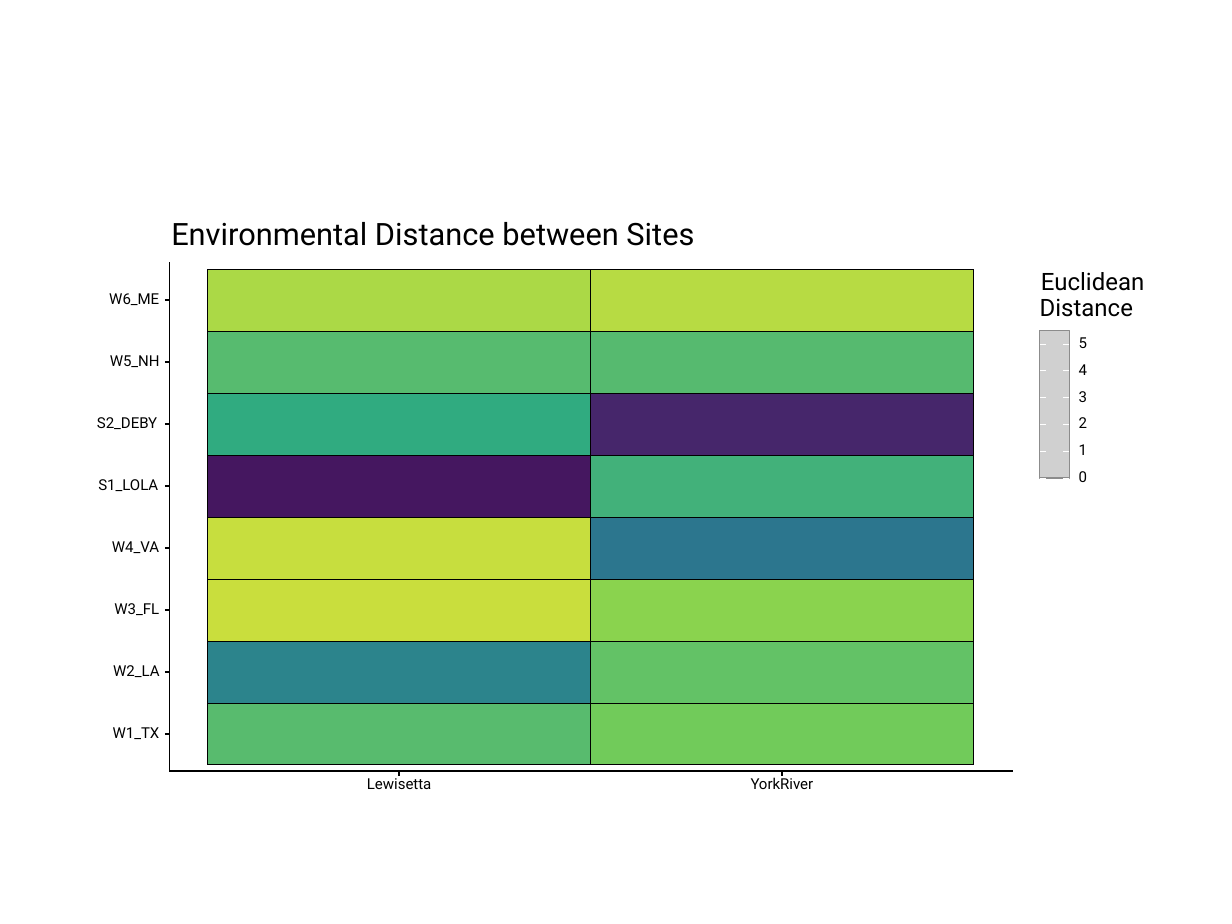
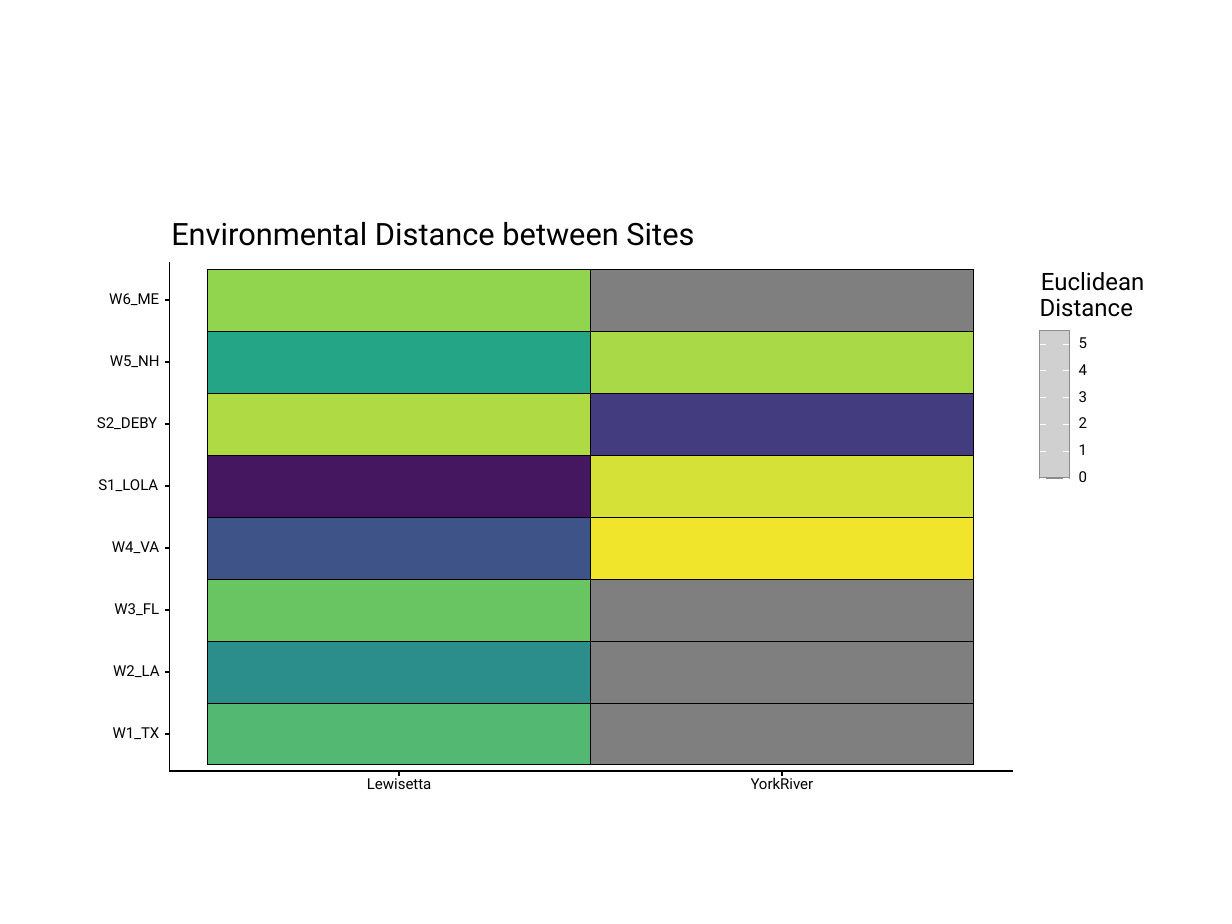
Before and after one commit to ModelValidationProgram/MVP_oyster_GO, a slide deck: slide 2 of results/figures/EnvDist_ExpSitesGardens.pptx. Drawn at 1232x924 pixels with LibreOffice and Linux fonts; fonts in the diff are those of the drawing; grey boxes stand for pictures. Boxes give left, top, right and bottom in pixels: in the first picture for what was removed or moved away, otherwise in the second. Text is boxed around its words. In the diff, an @@ line names an element or a change of style, - is before the commit and + after.

```diff
--- a/results/figures/EnvDist_ExpSitesGardens.pptx
+++ b/results/figures/EnvDist_ExpSitesGardens.pptx
@@ rectangle at bbox=[208, 270, 591, 331]: fill #ABD946 to #90D54D @@
@@ rectangle: place and size @@
-rectangle at bbox=[590, 456, 973, 517]
+rectangle at bbox=[590, 270, 973, 331]
@@ rectangle at bbox=[590, 270, 973, 331]: fill #42B17A to #7F7F7F @@
@@ rectangle: place and size @@
-rectangle at bbox=[208, 579, 591, 641]
+rectangle at bbox=[208, 331, 591, 393]
@@ rectangle at bbox=[208, 331, 591, 393]: fill #C9DE3D to #24A585 @@
@@ rectangle: place and size @@
-rectangle at bbox=[590, 703, 973, 765]
+rectangle at bbox=[590, 331, 973, 393]
@@ rectangle at bbox=[590, 331, 973, 393]: fill #71CB5A to #A9D947 @@
@@ rectangle: place and size @@
-rectangle at bbox=[208, 331, 591, 393]
+rectangle at bbox=[208, 393, 591, 455]
@@ rectangle at bbox=[208, 393, 591, 455]: fill #57BB6F to #B0DA44 @@
@@ rectangle at bbox=[590, 393, 973, 455]: fill #46266B to #433D80 @@
@@ rectangle: place and size @@
-rectangle at bbox=[590, 331, 973, 393]
+rectangle at bbox=[590, 456, 973, 517]
@@ rectangle at bbox=[590, 456, 973, 517]: fill #56BA6F to #D6E138 @@
@@ rectangle: place and size @@
-rectangle at bbox=[208, 641, 591, 702]
+rectangle at bbox=[208, 517, 591, 579]
@@ rectangle at bbox=[208, 517, 591, 579]: fill #2C848C to #3E5489 @@
@@ rectangle removed at bbox=[208, 517, 591, 579] @@
@@ rectangle at bbox=[590, 517, 973, 579]: fill #2C768E to #F1E52C @@
@@ rectangle: place and size @@
-rectangle at bbox=[208, 703, 591, 765]
+rectangle at bbox=[208, 579, 591, 641]
@@ rectangle at bbox=[208, 579, 591, 641]: fill #58BB6E to #69C562 @@
@@ rectangle: place and size @@
-rectangle at bbox=[590, 270, 973, 331]
+rectangle at bbox=[590, 579, 973, 641]
@@ rectangle at bbox=[590, 579, 973, 641]: fill #B7DB43 to #7F7F7F @@
@@ rectangle: place and size @@
-rectangle at bbox=[208, 393, 591, 455]
+rectangle at bbox=[208, 641, 591, 702]
@@ rectangle at bbox=[208, 641, 591, 702]: fill #30AB80 to #2B8E8A @@
@@ rectangle at bbox=[590, 641, 973, 702]: fill #63C266 to #7F7F7F @@
@@ rectangle added at bbox=[208, 703, 591, 765], fill #52B872, outline #000000 0.43 pt @@
@@ rectangle: place and size @@
-rectangle at bbox=[590, 579, 973, 641]
+rectangle at bbox=[590, 703, 973, 765]
@@ rectangle at bbox=[590, 703, 973, 765]: fill #8AD34E to #7F7F7F @@
```
Also in this commit, not shown: 3 other slides changed, 14 other files.
